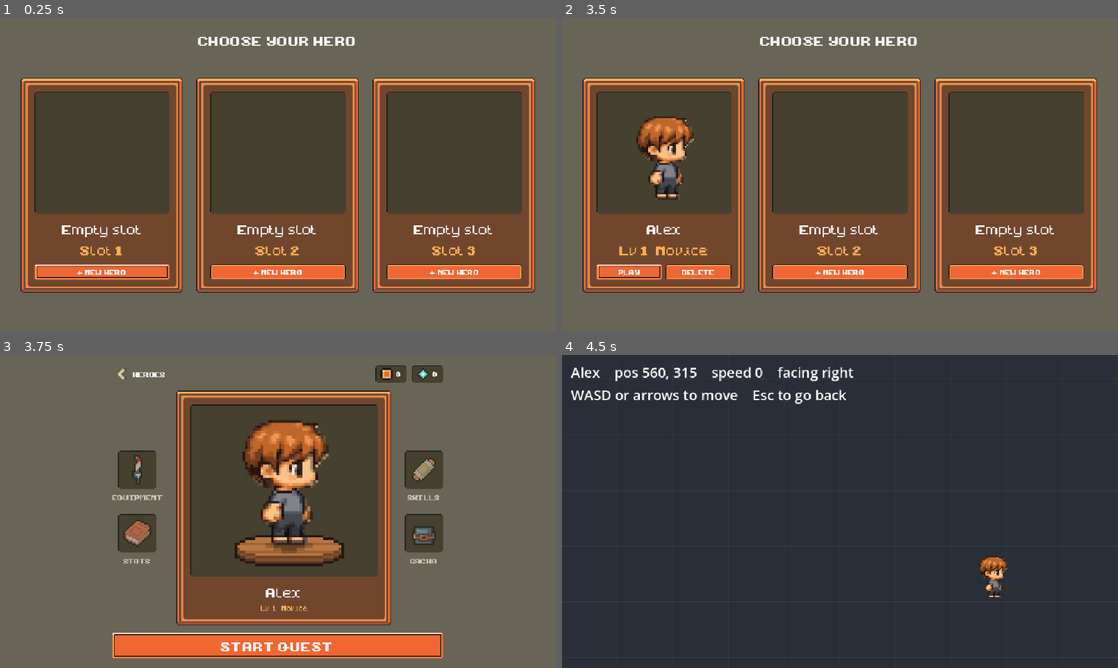
Above: before the commit, frames 1-4 (two rows, left to right).
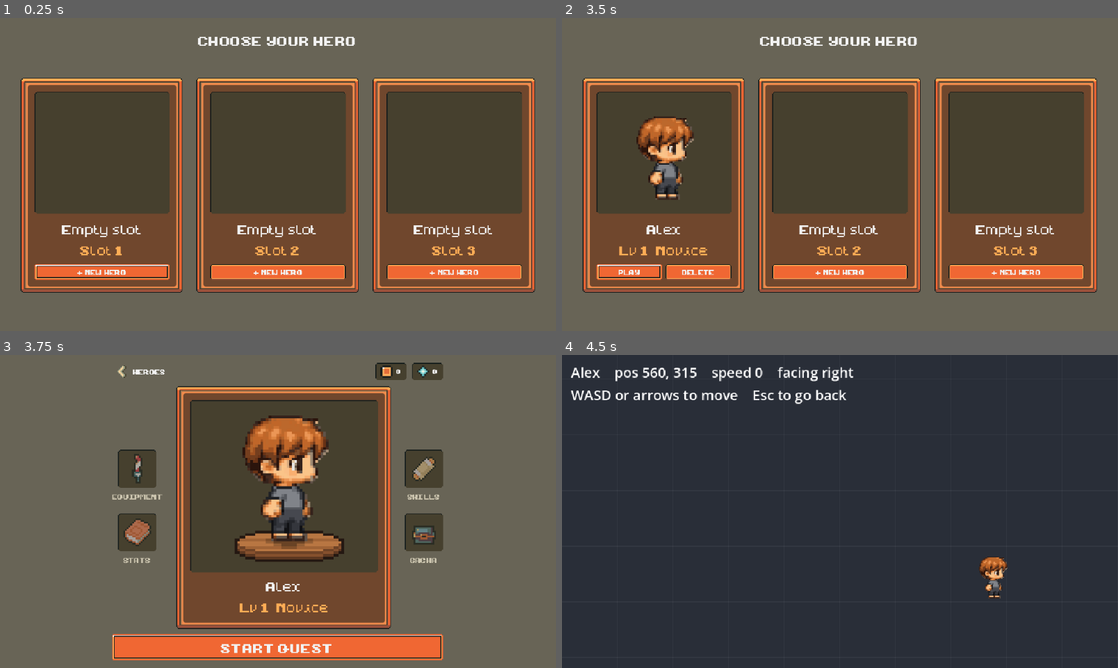
Above: after the commit, the same moments.

Repository: tthung1997/miniquest
Game: Godot game, scene res://scenes/main.tscn
Same seed, same stepped clock (60 frames per second), same inputs: the game is played once before the commit and once after it.
Inputs (mouse positions are in pixels of both pictures, inside the frame that each line leads up to):
- Up to frame 1 (0.25 s): no input
- Up to frame 2 (3.5 s): click "+ NEW HERO" at 0.5 s; click (840, 177) at 1.27 s; type "Alex" at 1.35 s; click "+ NEW HERO" at 2 s; click "CREATE" at 2.75 s
- Up to frame 3 (3.75 s): click "PLAY" at 3.5 s
- Up to frame 4 (4.5 s): click "START QUEST" at 4.25 s

Frames 1-2 are identical in both runs. In frame 3, 11% of the frame differs, in the area x 20-80%, y 2-98%; in frame 4, nothing differs.

Commit message:
Show the hub's level and class at the selection card's size
Co-authored-by: Copilot App <223556219+Copilot@users.noreply.github.com>

Diff:
--- a/scenes/ui/hub.tscn
+++ b/scenes/ui/hub.tscn
@@ -47,9 +47,9 @@
 grow_vertical = 2
 mouse_filter = 2
 theme_override_constants/margin_left = 16
-theme_override_constants/margin_top = 10
+theme_override_constants/margin_top = 8
 theme_override_constants/margin_right = 16
-theme_override_constants/margin_bottom = 10
+theme_override_constants/margin_bottom = 8
 
 [node name="Center" type="CenterContainer" parent="Margin"]
 layout_mode = 2
@@ -58,7 +58,7 @@
 [node name="Column" type="VBoxContainer" parent="Margin/Center"]
 layout_mode = 2
 mouse_filter = 2
-theme_override_constants/separation = 8
+theme_override_constants/separation = 6
 
 [node name="TopBar" type="HBoxContainer" parent="Margin/Center/Column"]
 layout_mode = 2
@@ -227,7 +227,7 @@
 [node name="Content" type="VBoxContainer" parent="Margin/Center/Column/StageRow/Stage/Interior"]
 layout_mode = 2
 mouse_filter = 2
-theme_override_constants/separation = 6
+theme_override_constants/separation = 4
 
 [node name="Portrait" type="NinePatchRect" parent="Margin/Center/Column/StageRow/Stage/Interior/Content"]
 unique_name_in_owner = true
@@ -271,6 +271,7 @@
 unique_name_in_owner = true
 layout_mode = 2
 theme_type_variation = &"AccentLabel"
+theme_override_font_sizes/font_size = 16
 text = "Choose a hero to start"
 horizontal_alignment = 1
 
